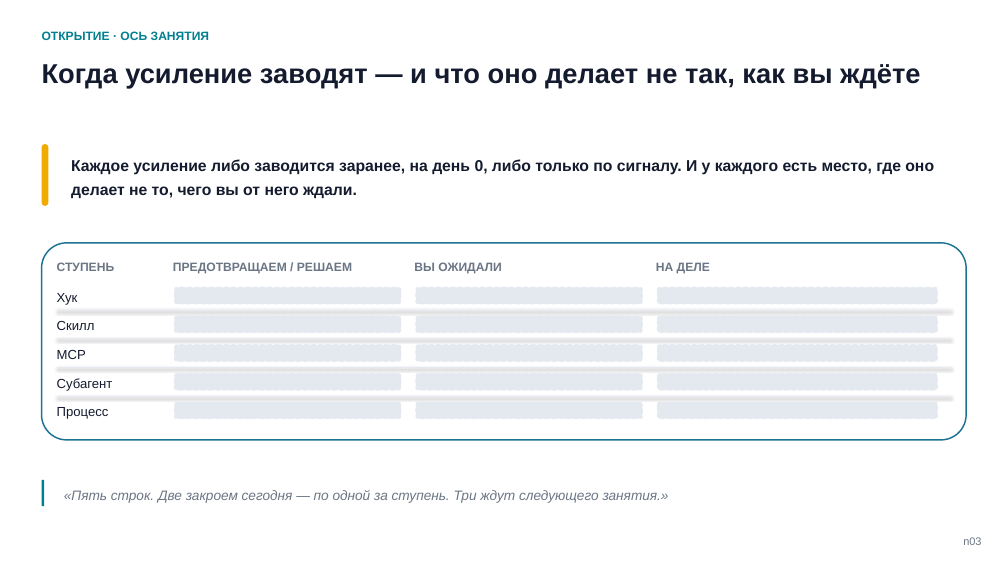
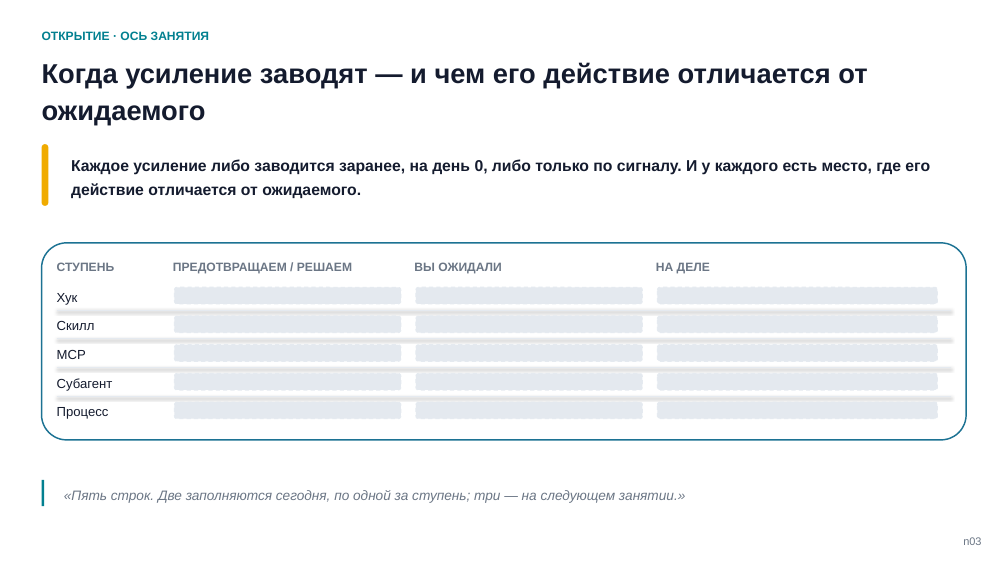
Before and after one commit to tellina-study/AI-usage-lessons, a slide deck: slide 3 of library/seminars/sem-05/rendered/sem-05-n.pptx. Drawn at 1008x567 pixels with LibreOffice and Linux fonts; fonts in the diff are those of the drawing. Boxes give left, top, right and bottom in pixels: in the first picture for what was removed or moved away, otherwise in the second. Text is boxed around its words. In the diff, an @@ line names an element or a change of style, - is before the commit and + after.

```diff
--- a/library/seminars/sem-05/rendered/sem-05-n.pptx
+++ b/library/seminars/sem-05/rendered/sem-05-n.pptx
@@ text at [42,62,867,125]: text changed @@
-Когда усиление заводят — и что оно делает не так, как вы ждёте
+Когда усиление заводят — и чем его действие отличается от ожидаемого
@@ text at [71,159,930,198]: text changed @@
-Каждое усиление либо заводится заранее, на день 0, либо только по сигналу. И у каждого есть место, где оно делает не то, чего вы от него ждали.
+Каждое усиление либо заводится заранее, на день 0, либо только по сигналу. И у каждого есть место, где его действие отличается от ожидаемого.
@@ text at [64,490,685,503]: text changed @@
-«Пять строк. Две закроем сегодня — по одной за ступень. Три ждут следующего занятия.»
+«Пять строк. Две заполняются сегодня, по одной за ступень; три — на следующем занятии.»
```
Also in this commit, not shown: 7 other slides changed, 1 slide removed, 14 other files.
